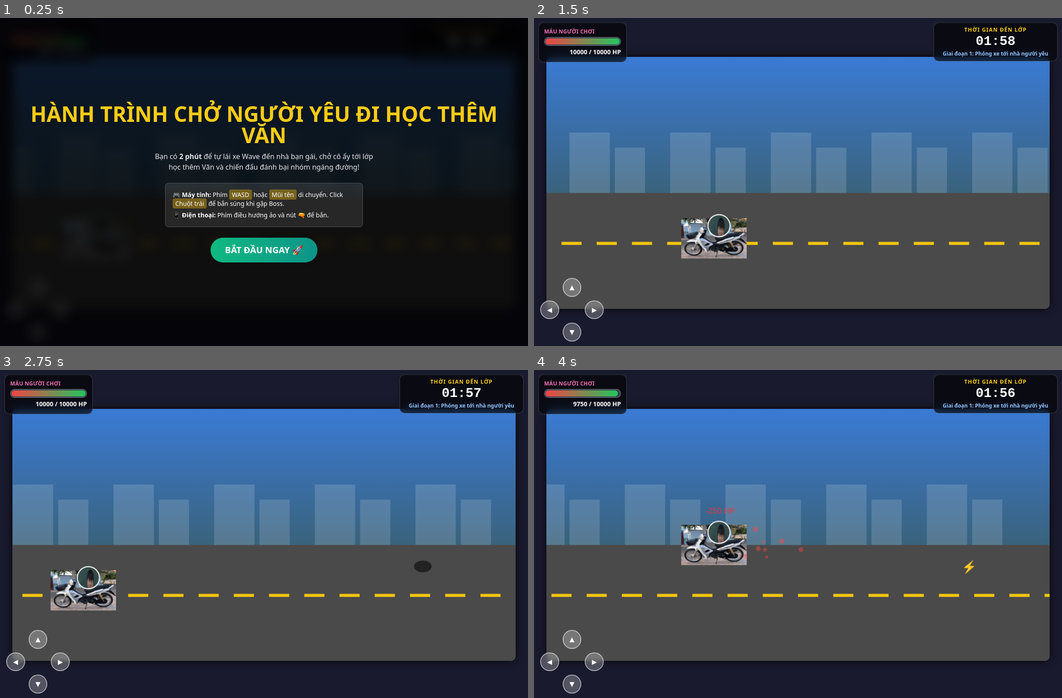
Above: before the commit, frames 1-4 (two rows, left to right).
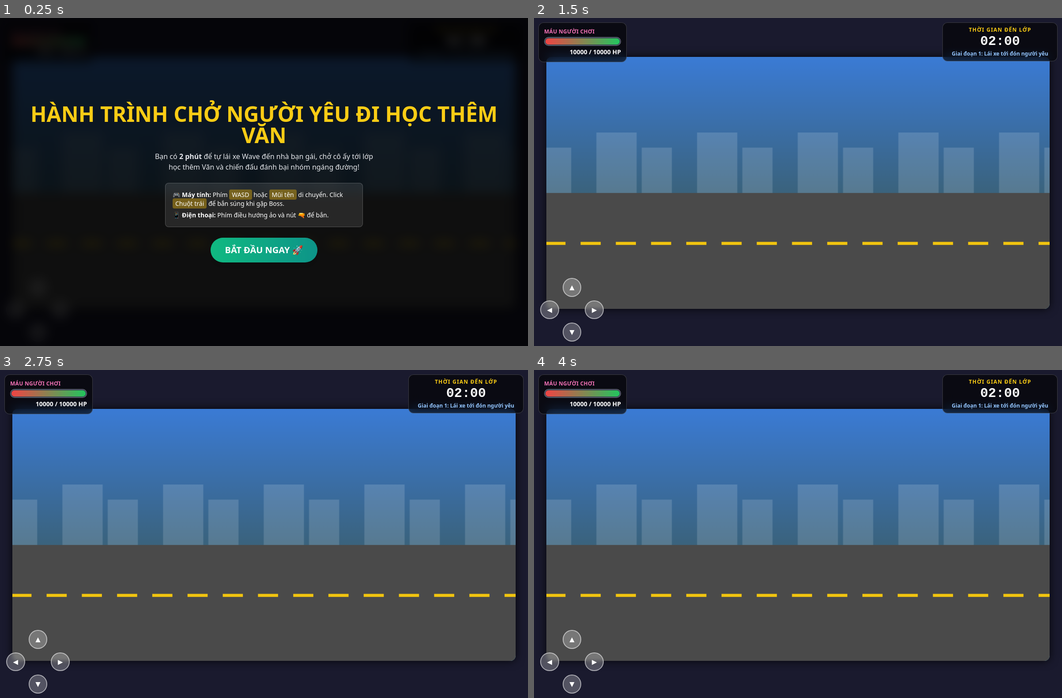
Above: after the commit, the same moments.

Repository: soclo-cpu/game
Game: browser game, page index.html
Same seed, same stepped clock (60 frames per second), same inputs: the game is played once before the commit and once after it.
Inputs:
- Up to frame 1 (0.25 s): no input
- Up to frame 2 (1.5 s): click "BẮT ĐẦU NGAY 🚀" at 0.27 s; hold D from 1.03 s (still down)
- Up to frame 3 (2.75 s): release D at 1.53 s; hold S 1.58-1.85 s; hold A 1.9-2.47 s; hold W from 2.52 s (still down)
- Up to frame 4 (4 s): release W at 2.82 s; hold D 2.87-3.53 s; hold W 3.58-3.82 s; hold A from 3.87 s (still down)

The runs differ from the first frame. In frame 2, 13% of the frame differs, in the area x 2-98%, y 1-74%; in frame 3, 11%; in frame 4, 12%.
Error after the commit: TypeError: Cannot read properties of null (reading 'complete')

Commit message:
Update index.html

Diff:
--- a/index.html
+++ b/index.html
@@ -124,7 +124,7 @@
 <div class="hidden">
     <img id="img-1" src="1.jpg" alt="Motorbike Wave" />
     <img id="img-2" src="2.jpg" alt="Boss Group" />
-    <img id="img-3" src="3.jpg" alt="Girlfriend" />
+    <img id="img-11" src="11.jpg" alt="Girlfriend" />
     <img id="img-4" src="4.jpg" alt="Boy Player" />
 </div>
 
